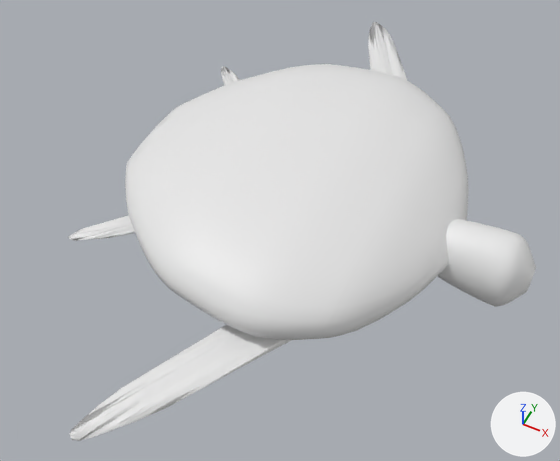
One commit to the Blender file tools/art/pass067/sea-turtle.blend: the scene before it, then after it.
Before and after are seen from a camera (50 mm lens) standing at (0.707, -1.424, 1.577) and looking at (0.047, -0.104, -0.073). Every picture has the same lights, and +X, +Y and +Z are marked at lower right. The picture after the commit comes second.

Objects in the first picture: 'Body', 'Body_LOD1'.
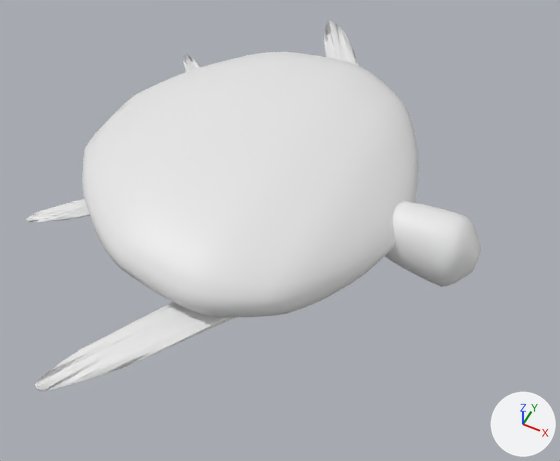
Boxes (x1, y1, x2, y2) around the edits, measured in the pictures (560 x 461 px; the box of a moved part takes in the faces that stretch with it):
'Body', reshaped (11% shorter)
    before: (69, 22, 536, 440)
    after: (25, 21, 481, 391)
'Body_LOD1', reshaped (12% shorter)
    before: (68, 22, 535, 441)
    after: (29, 21, 481, 391)
part 1 of me_body, moved or reshaped
    before: (125, 64, 467, 340)
    after: (82, 52, 419, 317)
part 2 of me_body, moved or reshaped
    before: (368, 22, 407, 80)
    after: (324, 21, 359, 66)
part 3 of me_body, moved or reshaped (mostly hidden)
    before: (222, 66, 239, 85)
    after: (184, 55, 200, 71)
part 4 of me_body, moved or reshaped
    before: (70, 325, 292, 440)
    after: (35, 302, 236, 391)
part 5 of me_body, moved or reshaped
    before: (69, 215, 135, 241)
    after: (25, 199, 90, 223)
part 6 of me_body, moved or reshaped
    before: (438, 219, 536, 306)
    after: (385, 201, 481, 286)
part 7 of me_body_lod1, moved or reshaped
    before: (68, 215, 133, 241)
    after: (29, 199, 88, 223)
part 8 of me_body_lod1, rebuilt
    before: (125, 64, 469, 340)
    after: (82, 52, 419, 318)
part 9 of me_body_lod1, added (mostly hidden)
    after: (183, 55, 200, 72)
part 10 of me_body_lod1, moved or reshaped
    before: (441, 222, 535, 307)
    after: (388, 204, 481, 287)
part 11 of me_body_lod1, moved or reshaped
    before: (221, 22, 403, 85)
    after: (324, 21, 357, 64)
part 12 of me_body_lod1, moved or reshaped
    before: (71, 324, 287, 441)
    after: (36, 302, 234, 391)

The change, as a list of edits to the scene's bpy script:
```text
Change me_body:
    used by ob_body; parent = ob_turtle_root; location = (0.0, 0.0, 0.0)
    remove me_body.from_pydata(...)  # 3452 vertices, 3432 faces; spans x -0.44..0.73, y -0.91..0.91, z -0.17..0.17
    add me_body.from_pydata(...)  # 3452 vertices, 3432 faces; spans x -0.58..0.58, y -0.84..0.84, z -0.17..0.17
    me_body part 1: the loose piece of 2018 vertices spanning x -0.43..0.53, y -0.52..0.52, z -0.17..0.17 is moved by (-0.15, 0.0, 0.0)
    me_body part 2: the loose piece of 238 vertices spanning x -0.08..0.3, y 0.39..0.91, z -0.03..0.0 is scaled about its middle by (1, 0.873, 1), then moved by (-0.15, -0.03, 0.0)
    me_body part 3: the loose piece of 238 vertices spanning x -0.44..-0.2, y 0.26..0.43, z -0.03..-0.01 is moved by (-0.15, 0.0, 0.0)
    me_body part 4: the loose piece of 238 vertices spanning x -0.08..0.3, y -0.91..-0.39, z -0.03..0.0 is scaled about its middle by (1, 0.873, 1), then moved by (-0.15, 0.03, 0.0)
    me_body part 5: the loose piece of 238 vertices spanning x -0.44..-0.2, y -0.43..-0.26, z -0.03..-0.01 is moved by (-0.15, 0.0, 0.0)
    me_body part 6: the loose piece of 482 vertices spanning x 0.43..0.73, y -0.09..0.09, z -0.13..0.08 is moved by (-0.15, 0.0, 0.0)
Change me_body_lod1:
    used by ob_body_lod1; parent = ob_turtle_root; location = (0.0, 0.0, 0.0)
    remove me_body_lod1.from_pydata(...)  # 615 vertices, 1079 faces; spans x -0.44..0.73, y -0.91..0.91, z -0.17..0.17
    add me_body_lod1.from_pydata(...)  # 615 vertices, 1079 faces; spans x -0.59..0.58, y -0.84..0.84, z -0.17..0.17
    me_body_lod1 part 7: the loose piece of 50 vertices spanning x -0.44..-0.2, y -0.43..-0.26, z -0.03..-0.01 is moved by (-0.15, 0.0, 0.0)
    me_body_lod1 part 8: the loose piece of 318 vertices spanning x -0.43..0.53, y -0.52..0.52, z -0.17..0.17 is rebuilt with 317 vertices and now spans x -0.58..0.38, y -0.52..0.52, z -0.17..0.17
    me_body_lod1 part 9: a new loose piece of 48 vertices spanning x -0.58..-0.35, y 0.26..0.43, z -0.03..-0.01, in mat_turtle_skin (its picture is missing)
    me_body_lod1 part 10: 88 vertices removed from x 0.43..0.73, y -0.09..0.1, z -0.13..0.08; 88 vertices added at x 0.28..0.58, y -0.09..0.1, z -0.13..0.08
    me_body_lod1 part 11: 100 vertices removed from x -0.44..0.3, y 0.26..0.91, z -0.03..0.0; 53 vertices added at x -0.23..0.16, y 0.39..0.84, z -0.03..0.0
    me_body_lod1 part 12: 1 vertex moved within x 0.15, y -0.39, z -0.03; 54 vertices removed from x -0.08..0.3, y -0.91..-0.39, z -0.03..0.0; 54 vertices added at x -0.23..0.16, y -0.84..-0.39, z -0.03..0.0
```
